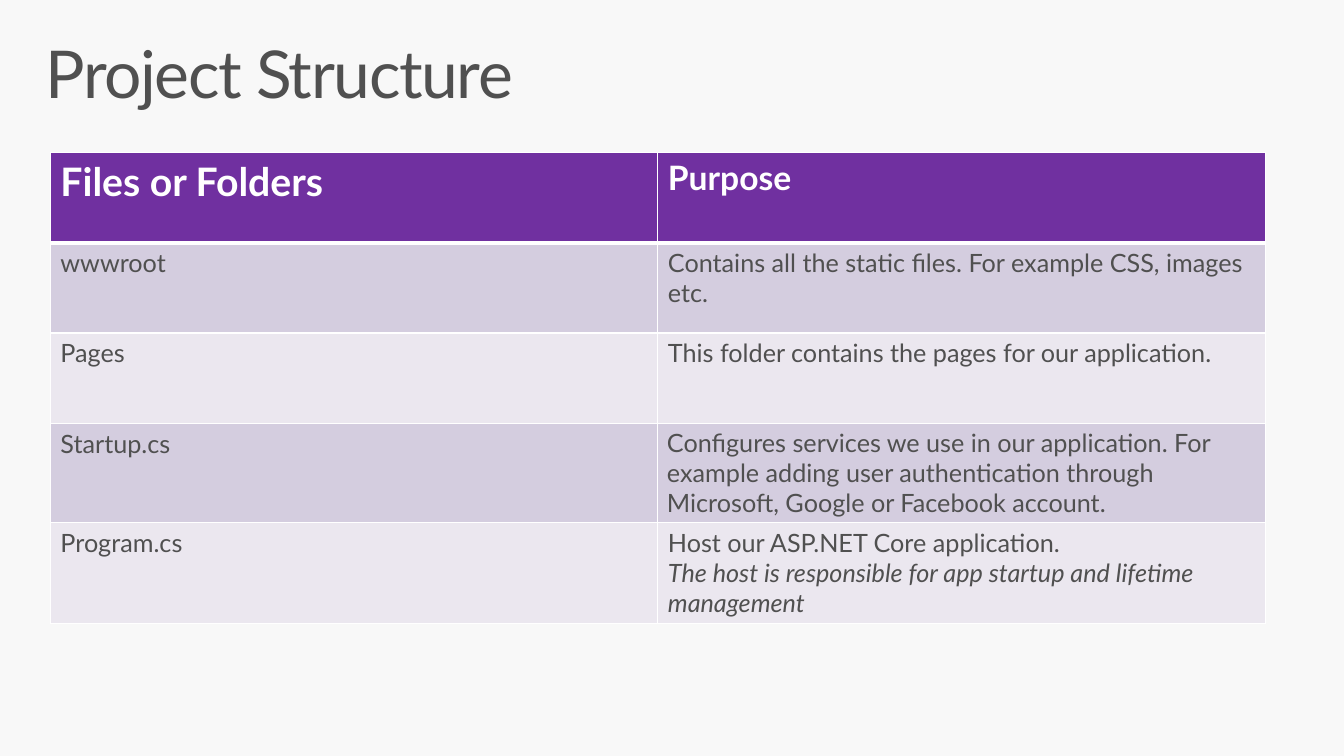
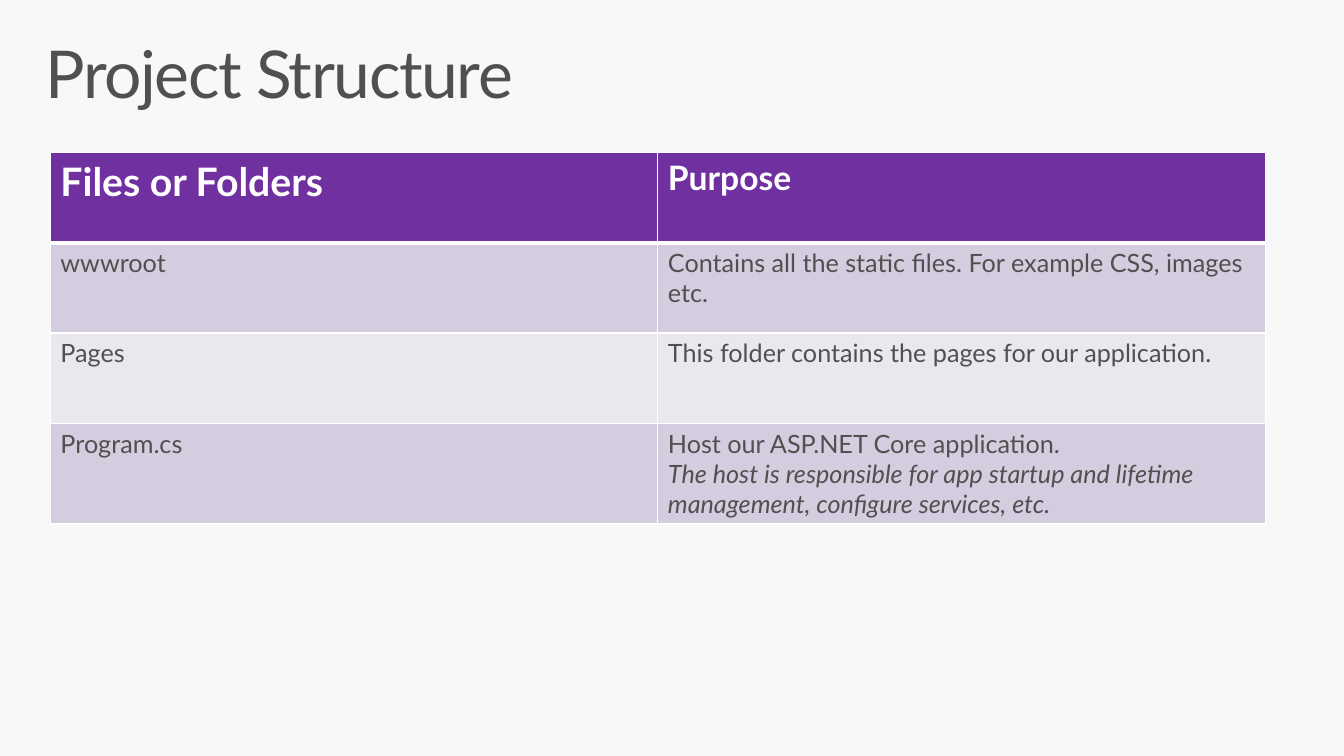
Before and after one commit to dotnet-presentations/aspnetcore-for-beginners, a slide deck: slide 12 of deck/ASP.NETCore_Beginners.pptx. Drawn at 1344x756 pixels with LibreOffice and Linux fonts; fonts in the diff are those of the drawing. Boxes give left, top, right and bottom in pixels: in the first picture for what was removed or moved away, otherwise in the second. Text is boxed around its words. In the diff, an @@ line names an element or a change of style, - is before the commit and + after.

Commit message:
Update slides

```diff
--- a/deck/ASP.NETCore_Beginners.pptx
+++ b/deck/ASP.NETCore_Beginners.pptx
@@ table at (x1=50, y1=152, x2=1266, y2=524) @@
-row 4: Startup.cs | Configures services we use in our application. For example adding user authentication through Microsoft, Google or Facebook account.
-row 5: Program.cs | Host our ASP.NET Core application. / The host is responsible for app startup and lifetime management
+row 4: Program.cs | Host our ASP.NET Core application. / The host is responsible for app startup and lifetime management, configure services, etc.
```
Also in this commit, not shown: 8 other slides changed.
